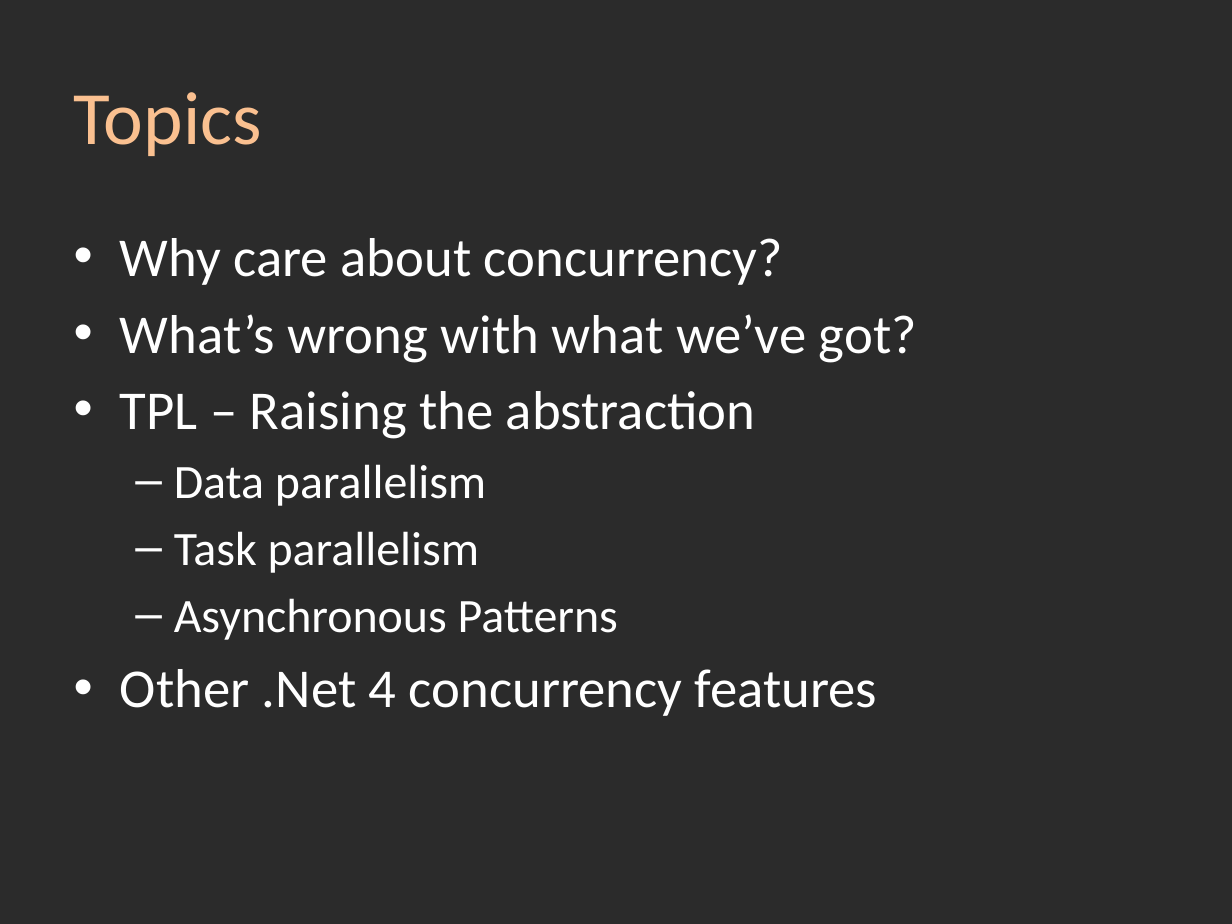
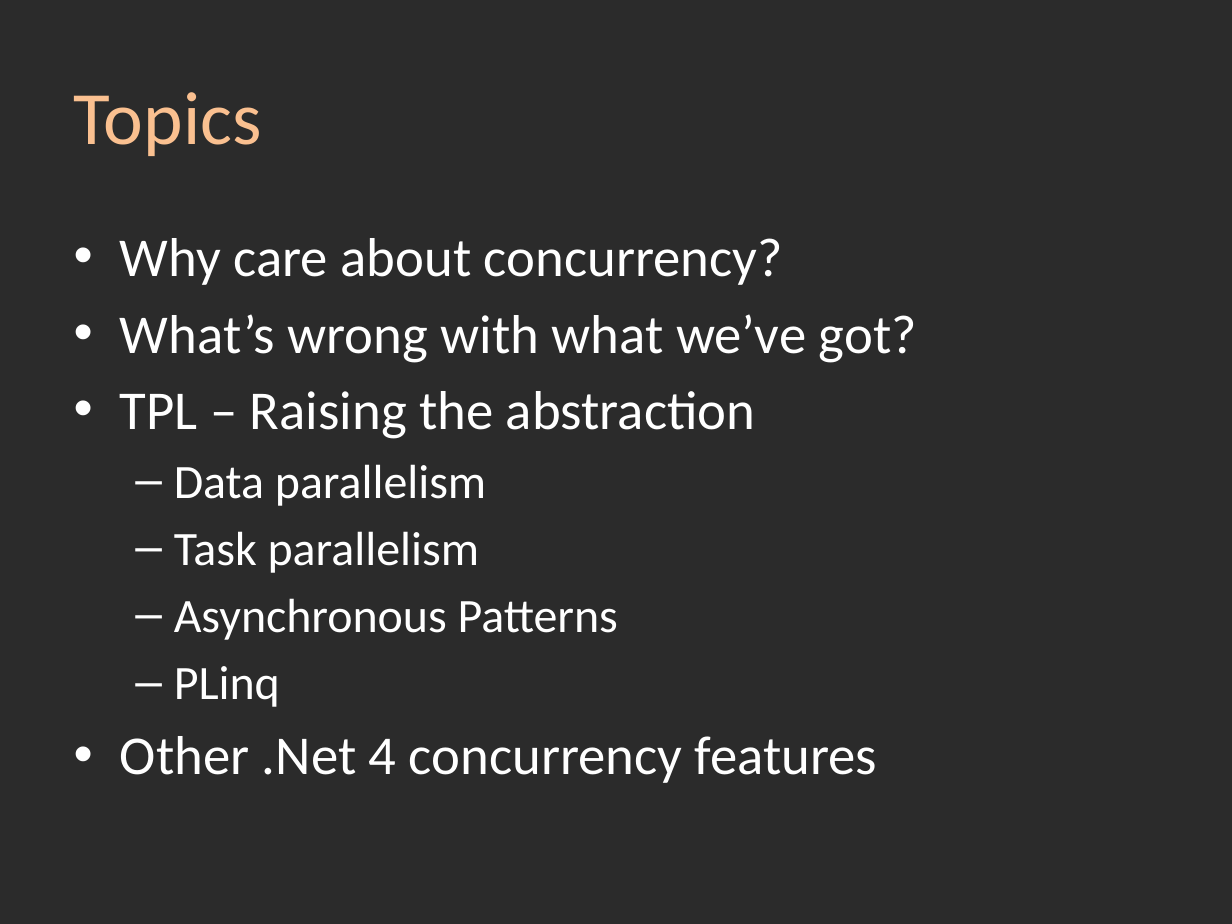
Before and after one commit to srstrong/DDDSW2010, a slide deck: slide 3 of Task Parallel Library.pptx. Drawn at 1232x924 pixels with LibreOffice and Linux fonts; fonts in the diff are those of the drawing; background and template pictures are left out; a plain dark background stands for a picture behind light text. Boxes give left, top, right and bottom in pixels: in the first picture for what was removed or moved away, otherwise in the second. Text is boxed around its words. In the diff, an @@ line names an element or a change of style, - is before the commit and + after.

```diff
--- a/Task Parallel Library.pptx
+++ b/Task Parallel Library.pptx
@@ text at (x1=174, y1=666, x2=280, y2=707): paragraph added @@
+  – PLinq
```
Also in this commit, not shown: 4 other slides changed, 2 slides removed, 9 other files.
